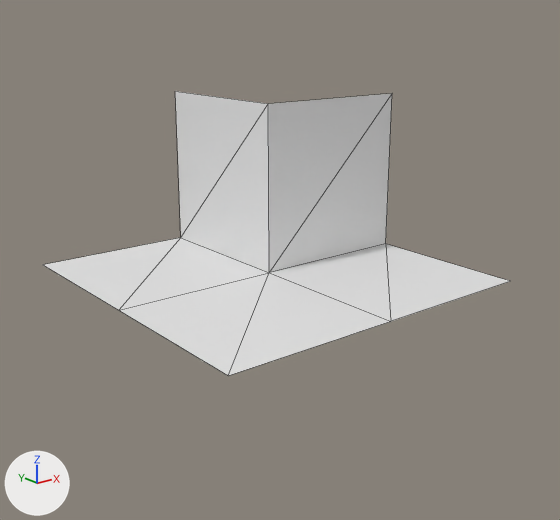
Before and after pictures for a commit that changed the OBJ model static/models/1110_0000.obj.
Before and after are seen from a camera (50 mm lens) standing at (-1.36, -1.752, 0.733) and looking at (-0.014, -0.07, 0.06). The axes (+X, +Y, +Z) are drawn at lower left. The lights are the same throughout. Mesh edges are drawn as thin lines. Materials are left out; every surface is plain grey. Where no turn or scale is listed for an object, it has been applied to the vertices.

Names of what the first picture shows: '1110_0000_立方体.042'.
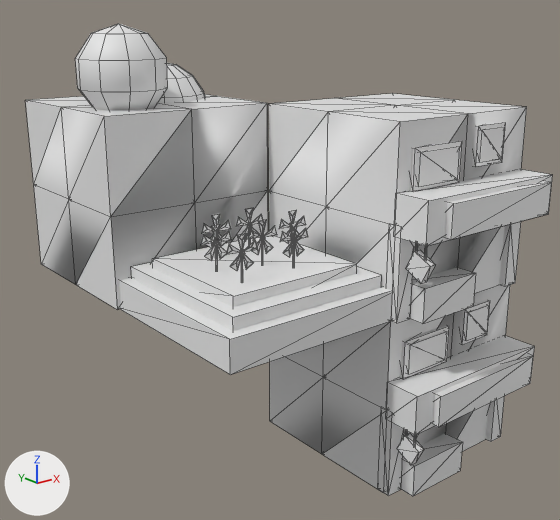
Boxes [x1, y1, x2, y2] around the edits, measured in the pictures (560 x 520 px):
```json
{"object": "1110_0000_立方体.042", "change": "reshaped", "before": [44, 91, 510, 376], "after": [26, 24, 553, 496], "on screen": "13% wider, 65% taller"}
{"part": 1, "of": "me_1110_0000_立方体_042", "change": "added", "after": [131, 262, 382, 331]}
{"part": 2, "of": "me_1110_0000_立方体_042", "change": "added", "after": [215, 246, 218, 271]}
{"part": 3, "of": "me_1110_0000_立方体_042", "change": "added", "after": [293, 243, 295, 267]}
{"part": 4, "of": "me_1110_0000_立方体_042", "change": "added", "after": [241, 256, 243, 282]}
{"part": 5, "of": "me_1110_0000_立方体_042", "change": "added", "after": [119, 277, 392, 375]}
{"part": 6, "of": "me_1110_0000_立方体_042", "change": "added", "after": [152, 235, 357, 307]}
{"part": 7, "of": "me_1110_0000_立方体_042", "change": "added", "after": [432, 354, 533, 427]}
{"part": 8, "of": "me_1110_0000_立方体_042", "change": "added", "after": [407, 331, 447, 374]}
{"part": 9, "of": "me_1110_0000_立方体_042", "change": "added", "after": [400, 325, 449, 379]}
{"part": 10, "of": "me_1110_0000_立方体_042", "change": "added", "after": [459, 300, 490, 345]}
{"part": 11, "of": "me_1110_0000_立方体_042", "change": "added", "after": [465, 305, 489, 341]}
{"part": 12, "of": "me_1110_0000_立方体_042", "change": "built on", "before": [44, 91, 390, 376], "after": [26, 24, 553, 496]}
```

Edits to the scene script, one JSON object a line:
```json
{"block": "me_1110_0000_立方体_042", "where": "# used by ob_1110_0000_立方体_042; location = (0.0, 0.0, 0.0)"}
{"op": "remove", "block": "me_1110_0000_立方体_042", "code": "me_1110_0000_立方体_042.from_pydata(...)  # 11 vertices, 10 faces; spans x -0.5..0.5, y -0.5..0.5, z 0.0..0.5"}
{"op": "add", "block": "me_1110_0000_立方体_042", "code": "me_1110_0000_立方体_042.from_pydata(...)  # 901 vertices, 1293 faces; spans x -0.505..0.5, y -0.62..0.498, z -0.5..0.717"}
{"block": "me_1110_0000_立方体_042", "change": "me_1110_0000_立方体_042 part 1: a new loose piece, a box spanning x -0.461..-0.004, y -0.465..-0.008, z 0.064..0.114"}
{"block": "me_1110_0000_立方体_042", "change": "me_1110_0000_立方体_042 part 2: a new loose piece, a 5-sided cylinder along z spanning x -0.3507..-0.3462, y -0.2422..-0.2375, z 0.1284..0.2027"}
{"block": "me_1110_0000_立方体_042", "change": "me_1110_0000_立方体_042 part 3: a new loose piece, a 5-sided cylinder along z spanning x -0.1855..-0.1811, y -0.3387..-0.334, z 0.1284..0.2027"}
{"block": "me_1110_0000_立方体_042", "change": "me_1110_0000_立方体_042 part 4: a new loose piece, a 5-sided cylinder along z spanning x -0.3492..-0.3448, y -0.347..-0.3423, z 0.1284..0.2027"}
{"block": "me_1110_0000_立方体_042", "change": "me_1110_0000_立方体_042 part 5: a new loose piece, a box spanning x -0.494..0.039, y -0.498..0.028, z 0.0..0.082"}
{"block": "me_1110_0000_立方体_042", "change": "me_1110_0000_立方体_042 part 6: a new loose piece, a box spanning x -0.424..-0.042, y -0.415..-0.055, z 0.061..0.139"}
{"block": "me_1110_0000_立方体_042", "change": "me_1110_0000_立方体_042 part 7: a new loose piece, a box spanning x 0.066..0.466, y -0.62..-0.537, z -0.271..-0.184"}
{"block": "me_1110_0000_立方体_042", "change": "me_1110_0000_立方体_042 part 8: a new loose piece, a box spanning x 0.06..0.206, y -0.515..-0.482, z -0.159..-0.077"}
{"block": "me_1110_0000_立方体_042", "change": "me_1110_0000_立方体_042 part 9: a new loose piece, a box spanning x 0.046..0.22, y -0.511..-0.477, z -0.17..-0.066"}
{"block": "me_1110_0000_立方体_042", "change": "me_1110_0000_立方体_042 part 10: a new loose piece, a box spanning x 0.283..0.395, y -0.511..-0.477, z -0.138..-0.033"}
{"block": "me_1110_0000_立方体_042", "change": "me_1110_0000_立方体_042 part 11: a new loose piece, a box spanning x 0.292..0.386, y -0.515..-0.482, z -0.127..-0.044"}
{"block": "me_1110_0000_立方体_042", "change": "me_1110_0000_立方体_042 part 12: 5 vertices removed from x -0.5..0.0, y -0.5..0.5, z 0.0..0.5; 663 vertices added at x -0.505..0.5, y -0.62..0.498, z -0.5..0.717"}
```
